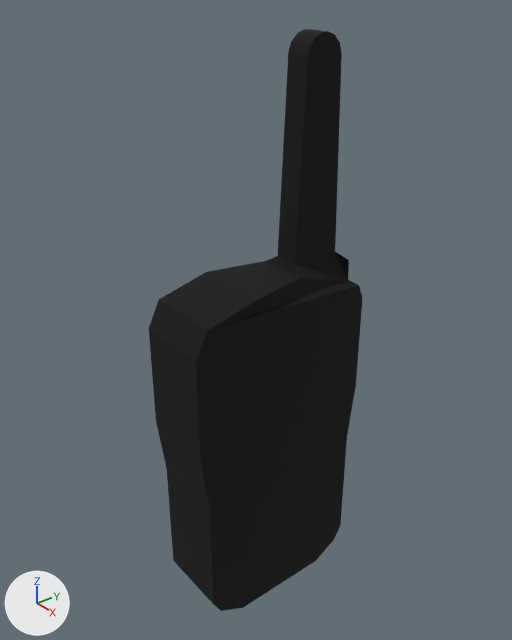
The Blender file assets/models/walkie-talkie.blend as it was, and as the next commit left it.
Before and after are seen from a 50 mm camera at (3.98, -4.29, 2.99) aimed at (0.21, -1.29, 0.5). The axes (+X, +Y, +Z) are drawn at lower left. The lights are the same throughout. The older version comes first.
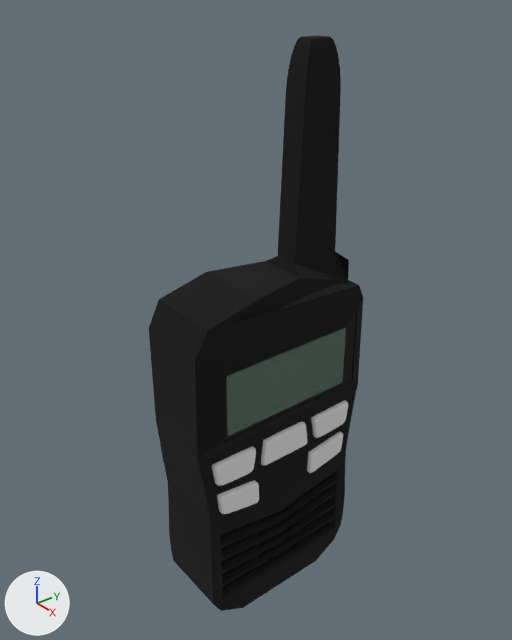
Commit message: update walkie model

What differs and where, as boxes (x1, y1, x2, y2) in the pictures (512 x 640 px; the box of a moved part takes in the faces that stretch with it):
'Cube', reshaped
    before: (149, 29, 362, 611)
    after: (149, 35, 363, 611)
'buttons.002', added
    after: (261, 421, 307, 465)
'buttons.003', added
    after: (211, 446, 256, 486)
'buttons.004', added
    after: (217, 480, 259, 514)
'buttons.001', added
    after: (311, 400, 348, 438)
'buttons.005', added
    after: (307, 431, 343, 473)
part 1 of me_cube, built on
    before: (158, 287, 362, 593)
    after: (158, 287, 363, 593)
part 2 of me_cube, moved or reshaped
    before: (278, 29, 342, 264)
    after: (278, 35, 341, 264)

Diff of the bpy script that builds the scene:
```diff
--- a/assets/models/walkie-talkie.blend.py
+++ b/assets/models/walkie-talkie.blend.py
@@ mat_base @@
+mat_base = principled_material('base')
+mat_base.base_color = (0.0, 0.0, 0.0)  # black #000000
+mat_base.roughness = 1.0
@@ mat_panel @@
+mat_panel = principled_material('panel')
+mat_panel.base_color = (0.484, 0.8, 0.606)  # green #b9e7cc
+mat_panel.roughness = 1.0
+mat_panel.alpha = 0.2
+mat_panel.specular_tint = (0.544, 1.0, 0.866)  # green #c3ffef
@@ mat_buttons @@
+mat_buttons = principled_material('buttons')
+mat_buttons.base_color = (0.8, 0.8, 0.8)  # white #e7e7e7
+mat_buttons.roughness = 1.0
@@ me_cube @@
 # used by ob_cube; location = (0.0, 0.0, 0.0)
-me_cube.from_pydata(...)  # 57 vertices, 52 faces; spans x 0.0..0.6, y -2.1..-0.55, z -1.94..2.54
-me_cube.materials.append(mat_material)  # black #000000
+me_cube.from_pydata(...)  # 549 vertices, 540 faces; spans x -0.01..0.64, y -2.13..-0.52, z -1.94..2.5
+# me_cube part 1: 2 vertices moved from x 0.6, y -2.04..-0.61, z -0.69 to x 0.61, y -2.05..-0.6, z -1.55; 6 vertices removed from x 0.0..0.6, y -2.1..-0.55, z -0.69..0.61; 486 vertices added at x -0.01..0.64, y -2.13..-0.52, z -1.94..0.81
+# me_cube part 2: 12 vertices moved from x 0.2..0.4, y -1.01..-0.71, z 2.4..2.52 to x 0.2..0.4, y -1.03..-0.7, z 2.14..2.32; 4 vertices removed from x 0.2..0.4, y -0.88..-0.84, z 2.54; 16 vertices added at x 0.22..0.38, y -1.0..-0.73, z 2.38..2.5
+me_cube.materials.append(mat_base)  # black #000000
+me_cube.materials.append(mat_panel)  # green #b9e7cc
@@ me_cube_010 @@
+me_cube_010.from_pydata(...)  # 191 vertices, 162 faces; spans x 0.811..0.921, y -1.062..-0.68, z -0.842..-0.589
+me_cube_010.materials.append(mat_buttons)  # its picture is missing
@@ me_cube_009 @@
+me_cube_009.from_pydata(...)  # 191 vertices, 162 faces; spans x 0.811..0.921, y -1.97..-1.587, z -0.842..-0.589
+me_cube_009.materials.append(mat_buttons)  # its picture is missing
@@ me_cube_008 @@
+me_cube_008.from_pydata(...)  # 191 vertices, 162 faces; spans x 0.811..0.921, y -2.005..-1.614, z -0.516..-0.287
+me_cube_008.materials.append(mat_buttons)  # its picture is missing
@@ me_cube_007 @@
+me_cube_007.from_pydata(...)  # 192 vertices, 162 faces; spans x 0.811..0.921, y -1.035..-0.645, z -0.516..-0.287
+me_cube_007.materials.append(mat_buttons)  # its picture is missing
@@ me_cube_003 @@
+me_cube_003.from_pydata(...)  # 216 vertices, 182 faces; spans x 0.811..0.921, y -1.555..-1.094, z -0.52..-0.284
+me_cube_003.materials.append(mat_buttons)  # its picture is missing
@@ ob_buttons_005 @@
+ob_buttons_005 = bpy.data.objects.new('buttons.005', me_cube_010)
+ob_buttons_005.location = (-0.287, 0.0, 0.0)
@@ ob_buttons_004 @@
+ob_buttons_004 = bpy.data.objects.new('buttons.004', me_cube_009)
+ob_buttons_004.location = (-0.287, 0.0, 0.0)
@@ ob_buttons_003 @@
+ob_buttons_003 = bpy.data.objects.new('buttons.003', me_cube_008)
+ob_buttons_003.location = (-0.287, 0.0, 0.0)
@@ ob_buttons_001 @@
+ob_buttons_001 = bpy.data.objects.new('buttons.001', me_cube_007)
+ob_buttons_001.location = (-0.287, 0.0, 0.0)
@@ ob_buttons_002 @@
+ob_buttons_002 = bpy.data.objects.new('buttons.002', me_cube_003)
+ob_buttons_002.location = (-0.287, 0.0, 0.0)
```
